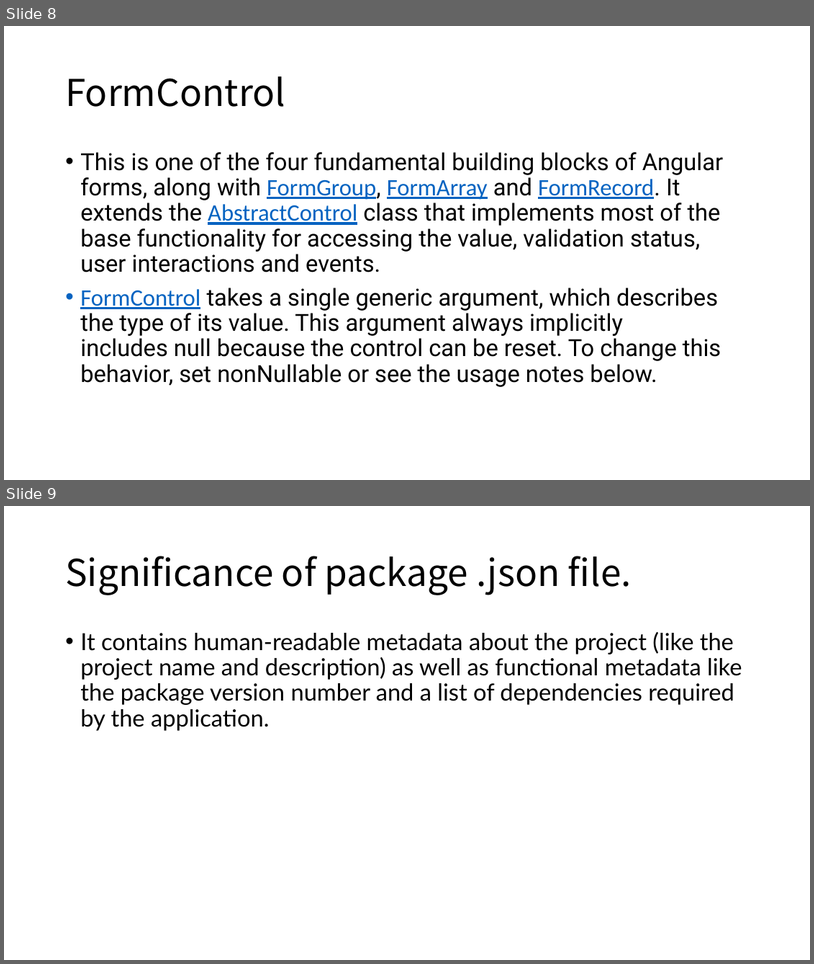
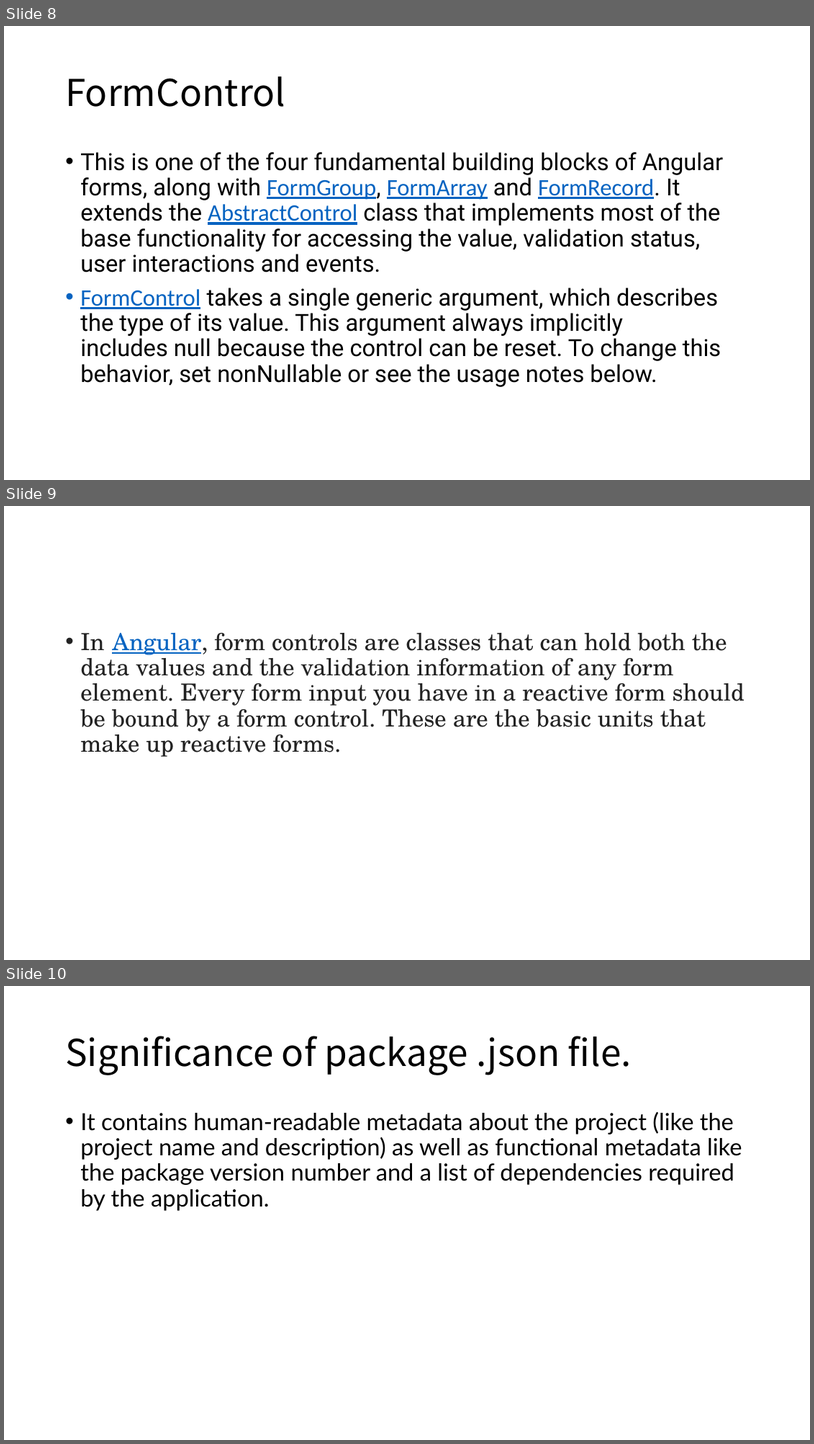
Before and after one commit to Marvioo/Cogent, a slide deck: Java Basics/UI Basic2.pptx. Shown one above the other, each under a label of ours: slides 8 and 9 before the commit, slides 8, 9 and 10 after it. The pictures are 814x964 and 814x1444 pixels, drawn with LibreOffice and Linux fonts; fonts in the diff are those of the drawing. Boxes give left, top, right and bottom in pixels: in the first picture for what was removed or moved away, otherwise in the second. Text is boxed around its words. In the diff, an @@ line names an element or a change of style, - is before the commit and + after.

```diff
--- a/Java Basics/UI Basic2.pptx
+++ b/Java Basics/UI Basic2.pptx
@@ slide 9 added at [4,506,810,960], background #FFFFFF @@
@@ text added at [80,633,745,757], 28 pt, text #222222 @@
+• In Angular, form controls are classes that can hold both the data values and the validation information of any form element. Every form input you have in a reactive form should be bound by a form control. These are the basic units that make up reactive forms.
@@ what was slide 9 is now slide 10 @@
```
Also in this commit, not shown: 1 slide changed, 15 other files.
